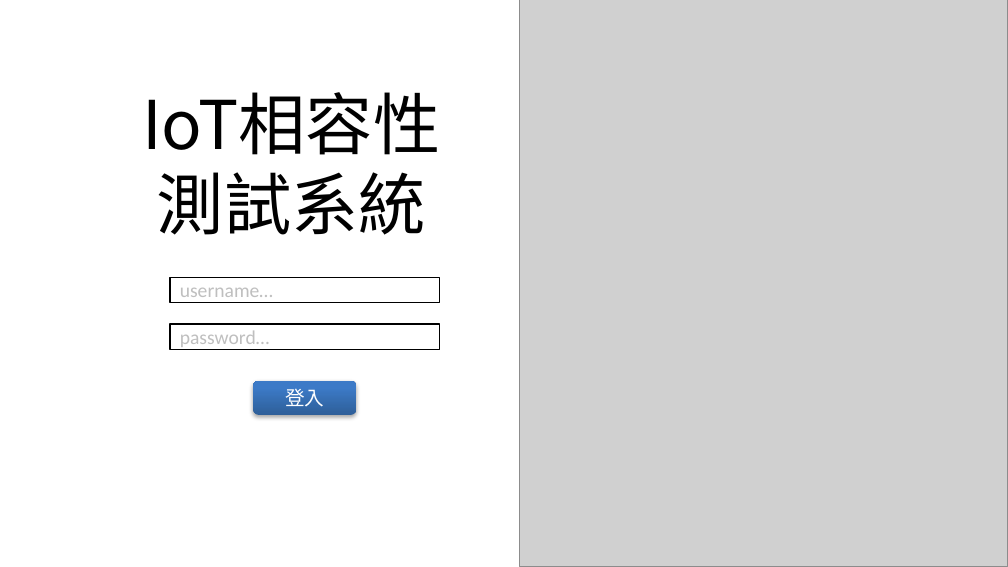
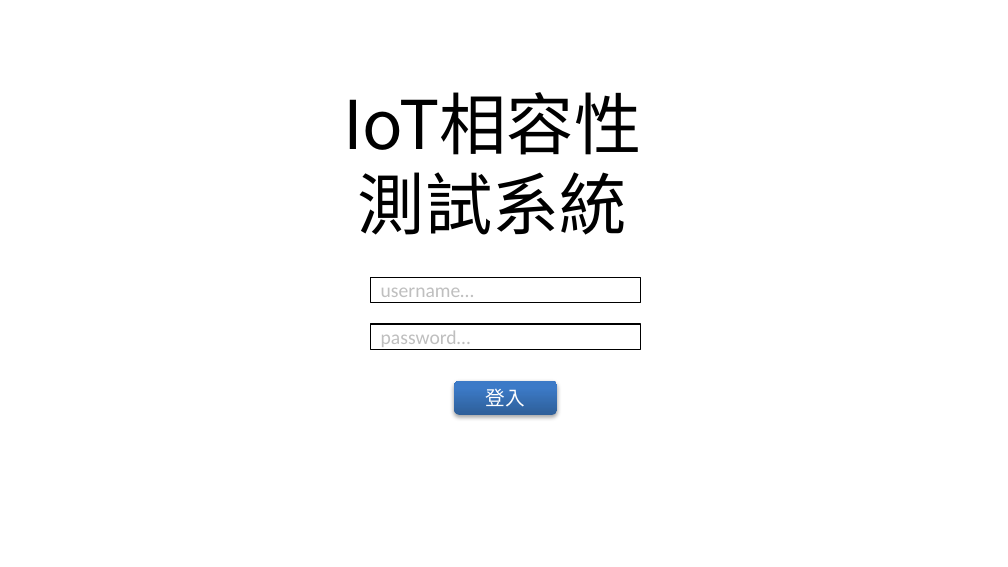
Before and after one commit to Ensemble3866/OOAD_IoT_assignment, a slide deck: slide 1 of 藍芽連線相容性測試頁面示意圖.pptx. Drawn at 1008x567 pixels with LibreOffice and Linux fonts; fonts in the diff are those of the drawing; grey boxes stand for pictures. Boxes give left, top, right and bottom in pixels: in the first picture for what was removed or moved away, otherwise in the second. Text is boxed around its words. In the diff, an @@ line names an element or a change of style, - is before the commit and + after.

```diff
--- a/藍芽連線相容性測試頁面示意圖.pptx
+++ b/藍芽連線相容性測試頁面示意圖.pptx
@@ picture removed at <box>519,0,1008,566</box> @@
@@ 2 rectangles, 1 text, 1 rounded rectangle: place and size @@
-2 rectangles, 1 text, 1 rounded rectangle at <box>142,92,440,415</box>
+2 rectangles, 1 text, 1 rounded rectangle at <box>343,92,641,415</box>
```
Also in this commit, not shown: 2 other slides changed, 10 other files.
